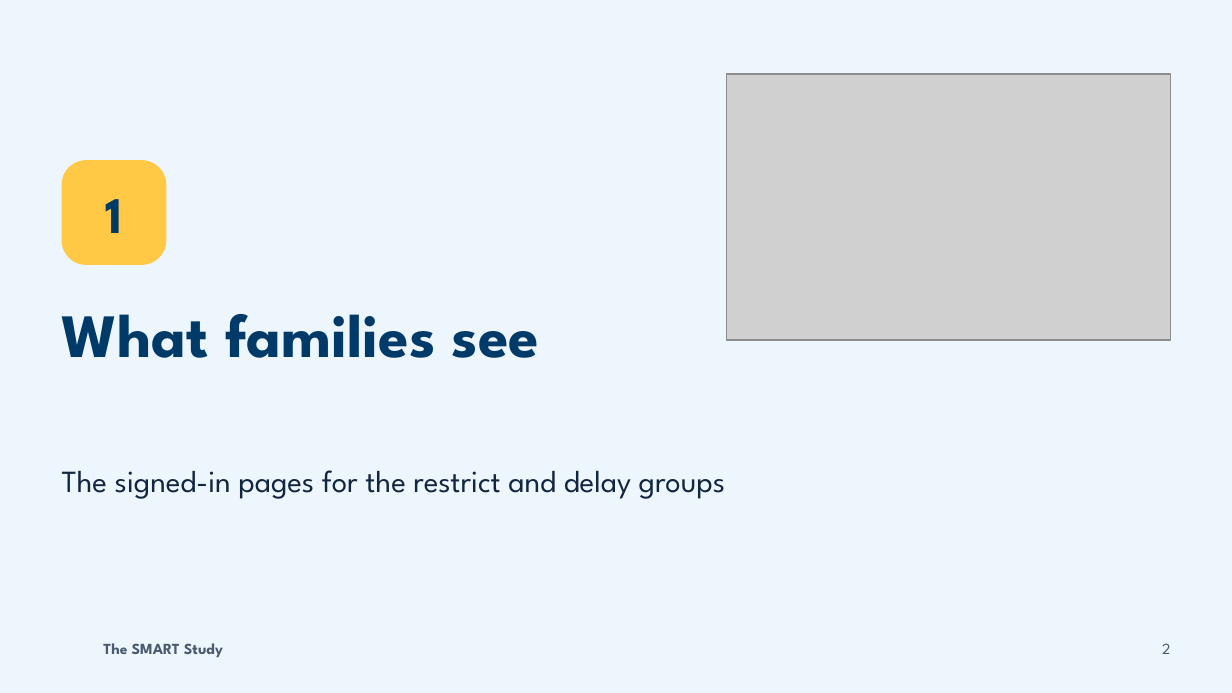
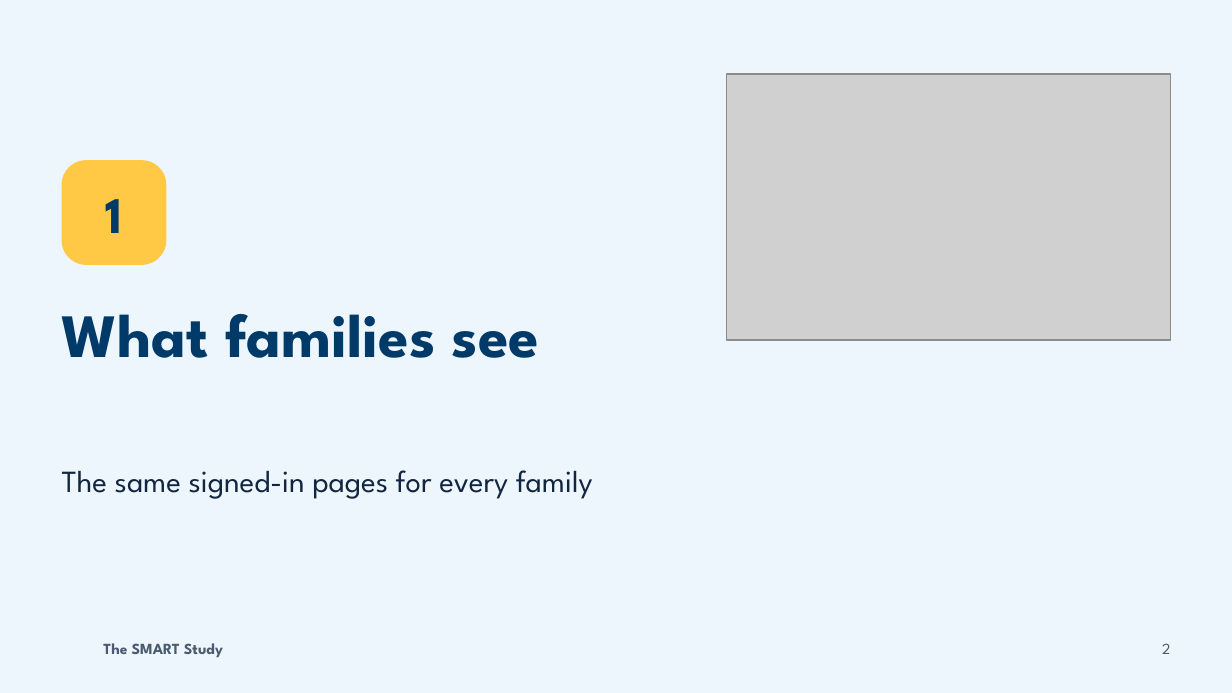
Before and after one commit to lmpollockmuguruza/microsite-example, a slide deck: slide 2 of exports/SMART-deck-template.pptx. Drawn at 1232x693 pixels with LibreOffice and Linux fonts; fonts in the diff are those of the drawing; grey boxes stand for pictures; background and template pictures are left out. Boxes give left, top, right and bottom in pixels: in the first picture for what was removed or moved away, otherwise in the second. Text is boxed around its words. In the diff, an @@ line names an element or a change of style, - is before the commit and + after.

```diff
--- a/exports/SMART-deck-template.pptx
+++ b/exports/SMART-deck-template.pptx
@@ text at (62,470,593,499): text changed @@
-The signed-in pages for the restrict and delay groups
+The same signed-in pages for every family
```
Also in this commit, not shown: 4 other slides changed, 1 slide added, 1 slide removed, 3 other files.
